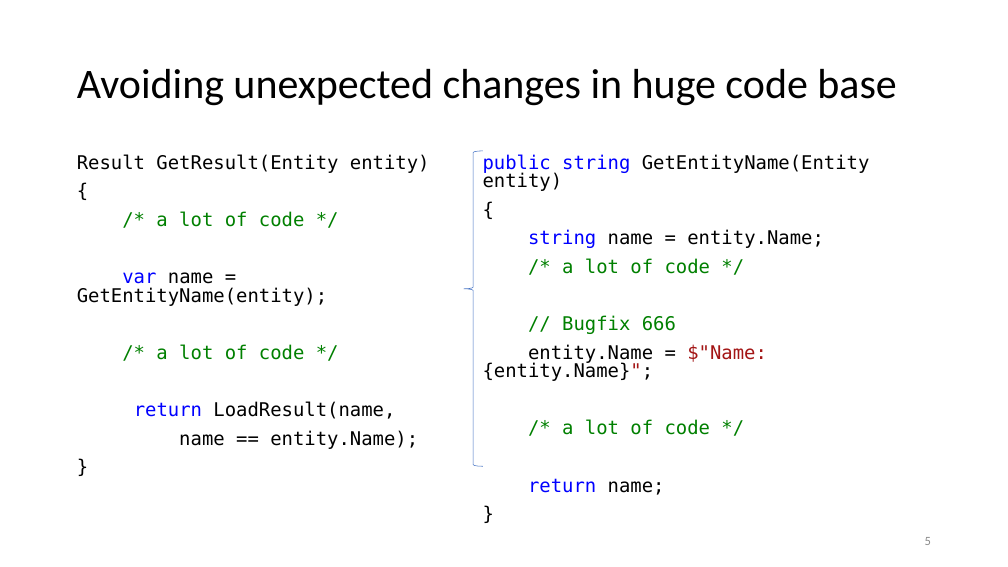
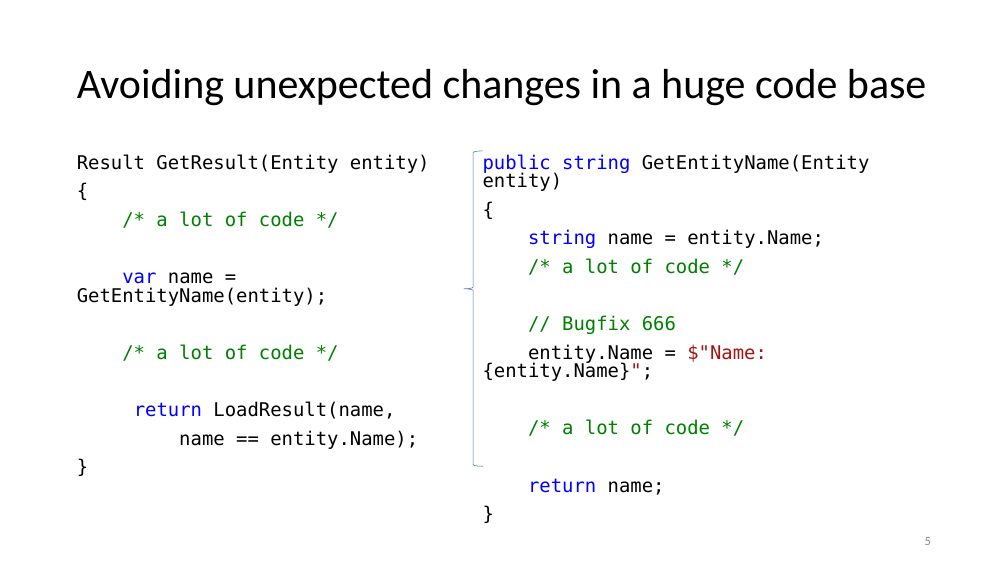
Before and after one commit to kugushev/presentations, a slide deck: slide 5 of Presentation.pptx. Drawn at 1008x567 pixels with LibreOffice and Linux fonts; fonts in the diff are those of the drawing. Boxes give left, top, right and bottom in pixels: in the first picture for what was removed or moved away, otherwise in the second. Text is boxed around its words. In the diff, an @@ line names an element or a change of style, - is before the commit and + after.

Commit message:
apply template to presentation

```diff
--- a/Presentation.pptx
+++ b/Presentation.pptx
@@ title at (77,69,926,106): text changed @@
-Avoiding unexpected changes in huge code base
+Avoiding unexpected changes in a huge code base
```
Also in this commit, not shown: 1 other file.
